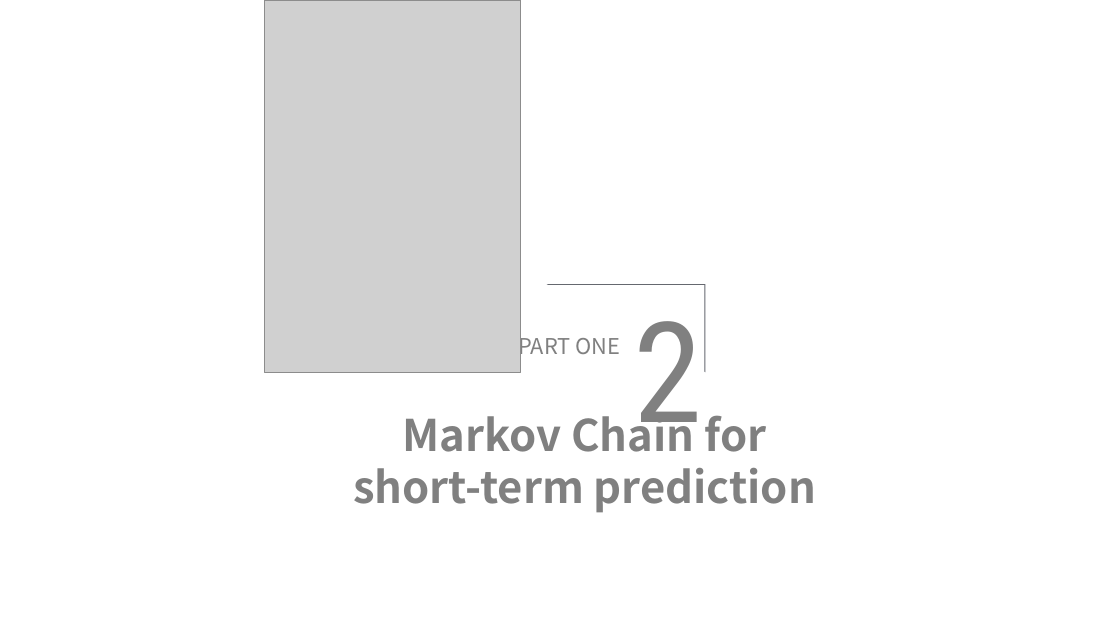
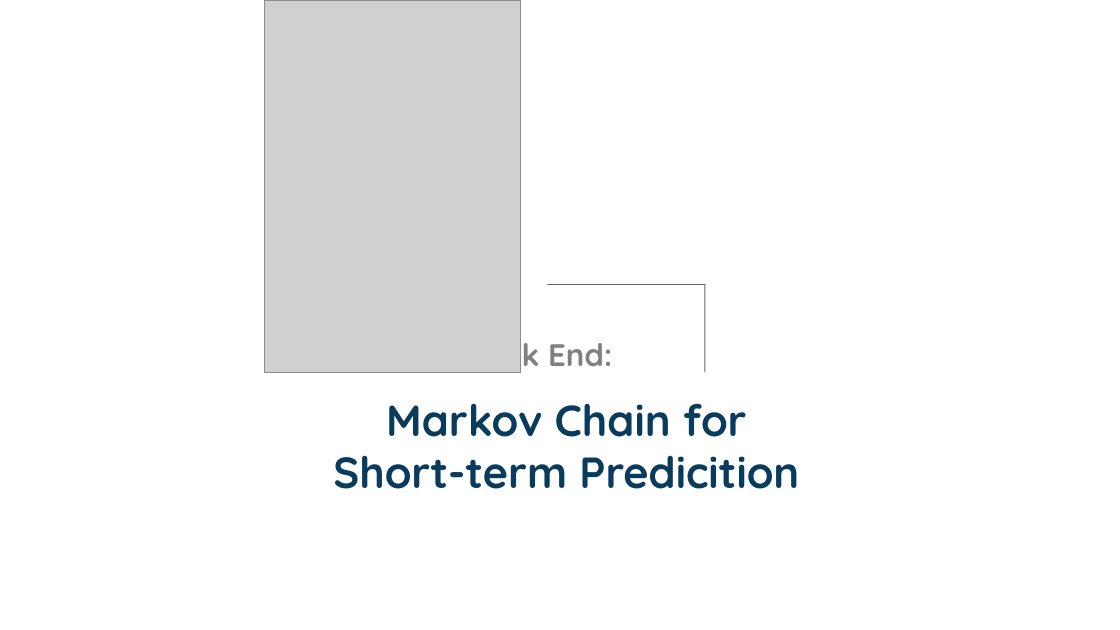
Before and after one commit to yippp/Musier, a slide deck: slide 8 of MidtermPRE/MusierMidtermFront.pptx (slide 7 before the commit). Drawn at 1120x630 pixels with LibreOffice and Linux fonts; fonts in the diff are those of the drawing; grey boxes stand for pictures. Boxes give left, top, right and bottom in pixels: in the first picture for what was removed or moved away, otherwise in the second. Text is boxed around its words. In the diff, an @@ line names an element or a change of style, - is before the commit and + after.

```diff
--- a/MidtermPRE/MusierMidtermFront.pptx
+++ b/MidtermPRE/MusierMidtermFront.pptx
@@ text removed at bbox=[634, 321, 703, 452] @@
-2
@@ text at bbox=[466, 333, 612, 374]: text changed; size 14 to 20 pt; font Noto Sans CJK SC to Quicksand; bold on @@
-PART ONE
+Back End:
@@ text at bbox=[333, 403, 799, 489]: text changed; font Noto Sans CJK SC to Quicksand; text colour #808080 to #093B5C @@
-Markov Chain for short-term prediction
+Markov Chain for Short-term Predicition
```
Also in this commit, not shown: 2 other slides changed, 11 slides added, 22 slides removed.
